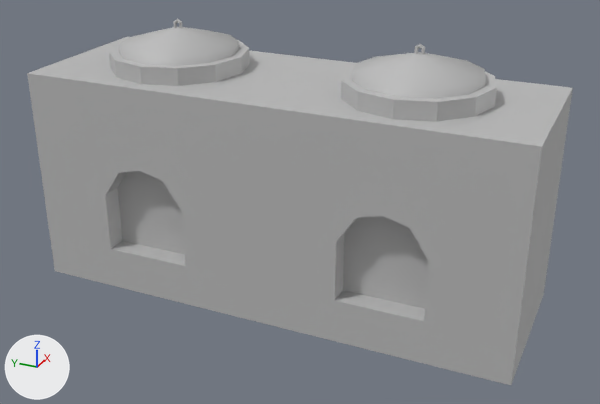
What one commit did to the FBX model Assets/Art/Models/Scenes/Furniture/kitchen.fbx.
One viewpoint serves both versions: a 50 mm lens placed at (-2.174, -1.003, 1.384), pointed at (-0.034, -0.04, 0.314). The lights are fixed; the arrows at lower left show +X, +Y and +Z. Where no turn or scale is listed for an object, it has been applied to the vertices.

The scene before the commit, as lines of its bpy script (objects in view):
```python
me_mesh = bpy.data.meshes.new('Mesh')
me_mesh.from_pydata(...)  # 42 vertices, 47 faces; spans x -0.26..0.26, y -0.77..0.77, z -0.34..0.34
me_mesh.materials.append(mat_lambert8)  # grey #bcbcbc
me_mesh_001 = bpy.data.meshes.new('Mesh.001')
me_mesh_001.from_pydata(...)  # 25 vertices, 20 faces; spans x -0.0043..0.0043, y -0.0138..0.0138, z -0.0378..-0.0031
me_mesh_001.materials.append(mat_lambert9)  # grey #bcbcbc
me_mesh_002 = bpy.data.meshes.new('Mesh.002')
me_mesh_002.from_pydata(...)  # 73 vertices, 72 faces; spans x -0.216..0.216, y -0.216..0.216, z -0.067..0.067
me_mesh_002.materials.append(mat_lambert8)  # grey #bcbcbc
me_mesh_003 = bpy.data.meshes.new('Mesh.003')
me_mesh_003.from_pydata(...)  # 25 vertices, 20 faces; spans x -0.0043..0.0043, y -0.0138..0.0138, z -0.0378..-0.0031
me_mesh_003.materials.append(mat_lambert9)  # grey #bcbcbc
me_mesh_004 = bpy.data.meshes.new('Mesh.004')
me_mesh_004.from_pydata(...)  # 73 vertices, 72 faces; spans x -0.216..0.216, y -0.216..0.216, z -0.067..0.067
me_mesh_004.materials.append(mat_lambert8)  # grey #bcbcbc
ob_pcube39 = bpy.data.objects.new('pCube39', me_mesh)
ob_pcube39.location = (0.0, 0.0, 0.345)
ob_pcylinder17 = bpy.data.objects.new('pCylinder17', me_mesh_002)
ob_pcylinder17.location = (-0.001, 0.385, 0.743)
ob_pcylinder18 = bpy.data.objects.new('pCylinder18', me_mesh_004)
ob_pcylinder18.location = (-0.001, -0.384, 0.743)
ob_ptorus3 = bpy.data.objects.new('pTorus3', me_mesh_001)
ob_ptorus3.location = (-0.001, 0.385, 0.84)
ob_ptorus4 = bpy.data.objects.new('pTorus4', me_mesh_003)
ob_ptorus4.location = (-0.001, -0.383, 0.84)
```
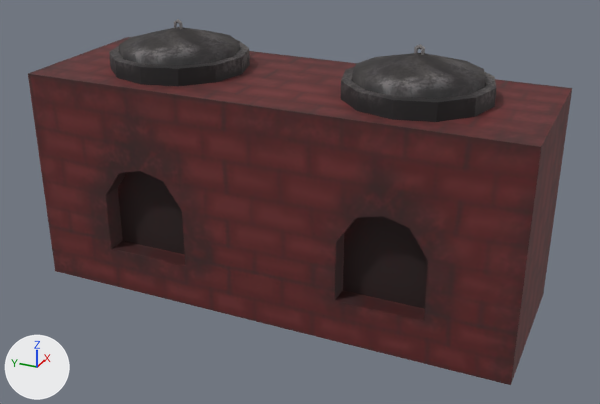
Where the newer file only moved an object's origin or applied its transform, the numbers keep the older frame.

What differs and where, as boxes [x1, y1, x2, y2] in the pictures (600 x 404 px):
```json
{"object": "pCube39", "change": "recoloured, surface changed", "before": [27, 37, 573, 385], "after": [27, 37, 573, 385], "on screen": "grey to brown"}
{"object": "pCylinder18", "change": "reshaped, moved", "before": [341, 52, 497, 122], "after": [341, 44, 496, 122], "on screen": "11% taller"}
{"object": "pCylinder17", "change": "reshaped, moved", "before": [109, 27, 250, 86], "after": [109, 19, 250, 86], "on screen": "13% taller"}
{"object": "pTorus4", "change": "deleted", "before": [414, 44, 425, 54]}
{"object": "pTorus3", "change": "deleted", "before": [173, 19, 182, 28]}
{"part": 3, "of": "me_mesh", "change": "surface changed", "before": [27, 37, 573, 385], "after": [28, 37, 572, 385], "on screen": "grey to brown"}
```

Edits to the scene script, one JSON object a line:
```json
{"op": "add", "block": "img_kitchen_jpg", "code": ["img_kitchen_jpg = load_image('kitchen.jpg', '../../Textures/Furniture Tex/kitchen.jpg', 2048, 2048, 'sRGB')"]}
{"op": "add", "block": "mat_blinn3", "code": ["mat_blinn3 = principled_material('blinn3')", "mat_blinn3.texture = img_kitchen_jpg", "mat_blinn3.roughness = 0.749"]}
{"block": "me_mesh", "where": "me_mesh.from_pydata(...)  # 42 vertices, 47 faces; spans x -0.26..0.26, y -0.77..0.77, z -0.34..0.34"}
{"block": "me_mesh", "where": "# used by ob_pcube39; location = (0.0, 0.0, 0.345)"}
{"op": "remove", "block": "me_mesh", "code": "me_mesh.materials.append(mat_lambert8)  # grey #bcbcbc"}
{"block": "me_mesh", "change": "me_mesh part 3: texture (UV) coordinates of 47 of 47 faces, centred in x -0.26..0.26, y -0.77..0.77, z -0.34..0.34, changed; they spanned u -0.47..1.12, v -0.1..1.08 and now span u 0.04..0.99, v 0.05..0.97"}
{"op": "add", "block": "me_mesh", "code": "me_mesh.materials.append(mat_blinn3)  # picture img_kitchen_jpg"}
{"block": "me_mesh_002", "where": "# used by ob_pcylinder17; location = (-0.001, 0.385, 0.743)"}
{"op": "remove", "block": "me_mesh_002", "code": "me_mesh_002.from_pydata(...)  # 73 vertices, 72 faces; spans x -0.216..0.216, y -0.216..0.216, z -0.067..0.067"}
{"op": "remove", "block": "me_mesh_002", "code": "me_mesh_002.materials.append(mat_lambert8)  # grey #bcbcbc"}
{"op": "add", "block": "me_mesh_002", "code": "me_mesh_002.from_pydata(...)  # 98 vertices, 92 faces; spans x -0.216..0.216, y -0.216..0.216, z -0.08..0.08"}
{"block": "me_mesh_002", "change": "me_mesh_002 part 2: the whole mesh is rebuilt"}
{"op": "add", "block": "me_mesh_002", "code": "me_mesh_002.materials.append(mat_blinn3)  # picture img_kitchen_jpg"}
{"block": "me_mesh_004", "where": "# used by ob_pcylinder18; location = (-0.001, -0.384, 0.743)"}
{"op": "remove", "block": "me_mesh_004", "code": "me_mesh_004.from_pydata(...)  # 73 vertices, 72 faces; spans x -0.216..0.216, y -0.216..0.216, z -0.067..0.067"}
{"op": "remove", "block": "me_mesh_004", "code": "me_mesh_004.materials.append(mat_lambert8)  # grey #bcbcbc"}
{"op": "add", "block": "me_mesh_004", "code": "me_mesh_004.from_pydata(...)  # 98 vertices, 92 faces; spans x -0.216..0.216, y -0.216..0.216, z -0.08..0.08"}
{"block": "me_mesh_004", "change": "me_mesh_004 part 1: the whole mesh is rebuilt"}
{"op": "add", "block": "me_mesh_004", "code": "me_mesh_004.materials.append(mat_blinn3)  # picture img_kitchen_jpg"}
{"op": "remove", "block": "ob_ptorus3", "code": ["ob_ptorus3 = bpy.data.objects.new('pTorus3', me_mesh_001)", "ob_ptorus3.location = (-0.001, 0.385, 0.84)"]}
{"op": "set", "path": "ob_pcylinder17.location", "old": "(-0.001, 0.385, 0.743)", "new": "(-0.001, 0.384, 0.756)"}
{"op": "set", "path": "ob_pcylinder18.location", "old": "(-0.001, -0.384, 0.743)", "new": "(-0.001, -0.384, 0.756)"}
{"op": "remove", "block": "ob_ptorus4", "code": ["ob_ptorus4 = bpy.data.objects.new('pTorus4', me_mesh_003)", "ob_ptorus4.location = (-0.001, -0.383, 0.84)"]}
```
